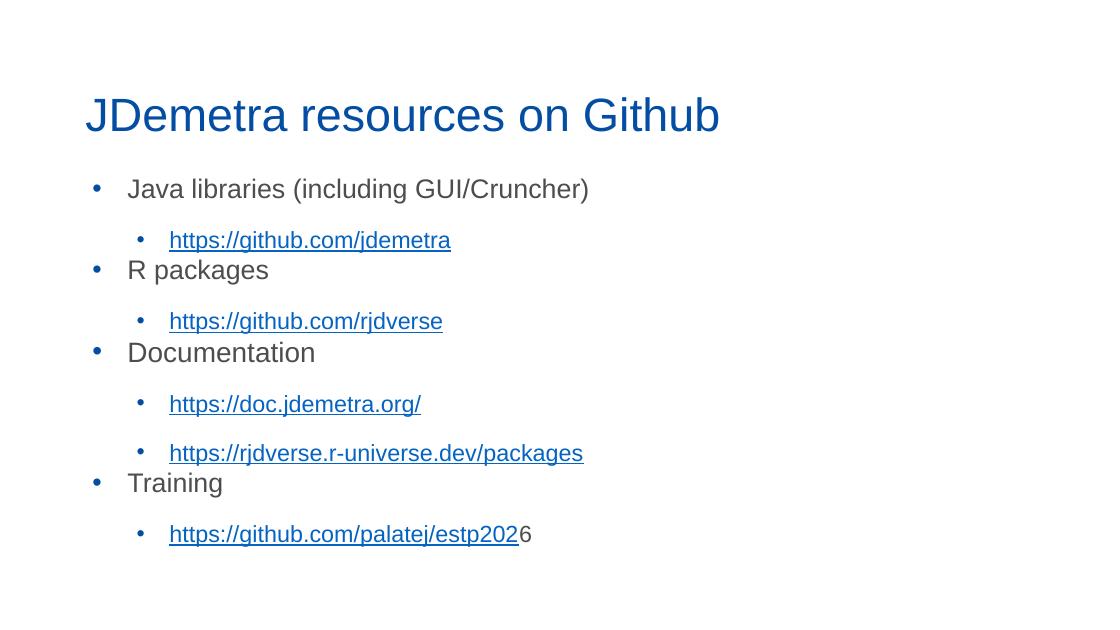
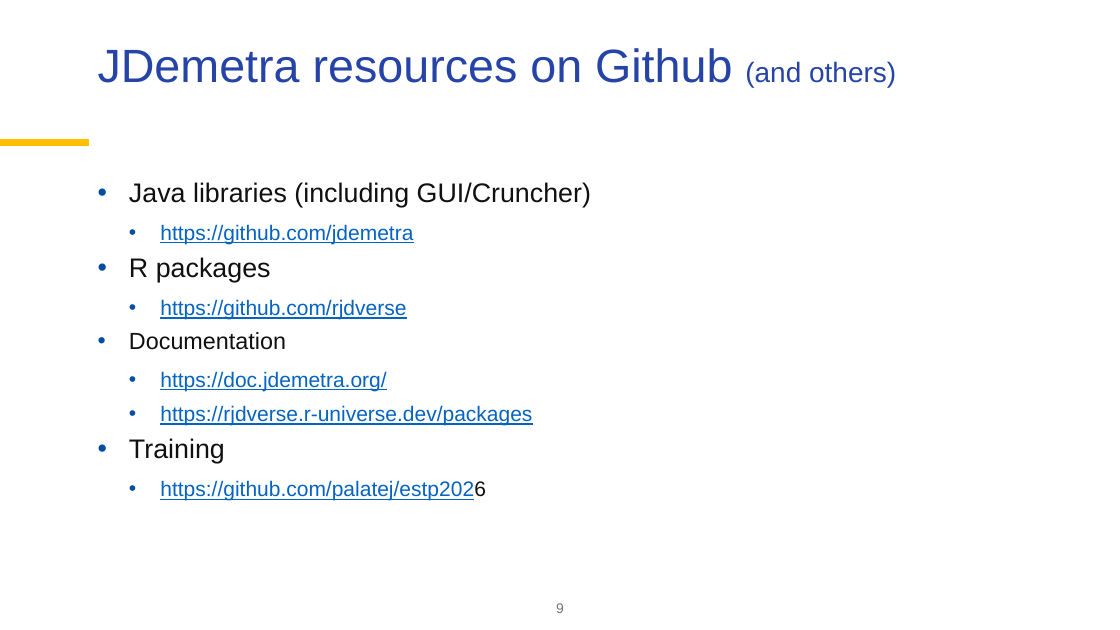
Before and after one commit to palatej/ESTP2026, a slide deck: slide 9 of 1.4 JD+ on Github.pptx. Drawn at 1120x630 pixels with LibreOffice and Linux fonts; fonts in the diff are those of the drawing; background and template pictures are left out. Boxes give left, top, right and bottom in pixels: in the first picture for what was removed or moved away, otherwise in the second. Text is boxed around its words. In the diff, an @@ line names an element or a change of style, - is before the commit and + after.

```diff
--- a/1.4 JD+ on Github.pptx
+++ b/1.4 JD+ on Github.pptx
@@ title "JDemetra resources on Github (and ..." at [98, 48, 896, 87]: vertical alignment bottom to top @@
@@ title at [98, 48, 896, 87]: text changed; text colour #034EA2 to #2644A7 @@
-JDemetra resources on Github
+JDemetra resources on Github (and others)
@@ line added from (0, 143) to (89, 143), #FFC000 6 pt @@
@@ text "Java libraries (including GUI/Cruncher)" at [129, 182, 591, 501]: text colour #4D4D4D to #101010 in "Java libraries (including GUI/Cruncher)", "R packages", "Documentation", "Training" and 1 more places; size 20 to 18 pt in "https://github.com/jdemetra", "https://github.com/rjdverse", "https://doc.jdemetra.org/", "https://rjdverse.r-universe.dev/packages" and 1 more places; size 24 to 20 pt in "Documentation"; indent changed; line spacing 1 to 0.9; more space between paragraphs; less space between paragraphs @@
@@ page number added at [556, 603, 564, 613], 12 pt, text #767676 @@
+9
```
Also in this commit, not shown: 8 other slides changed, 1 slide added, 1 slide removed, 4 other files.
